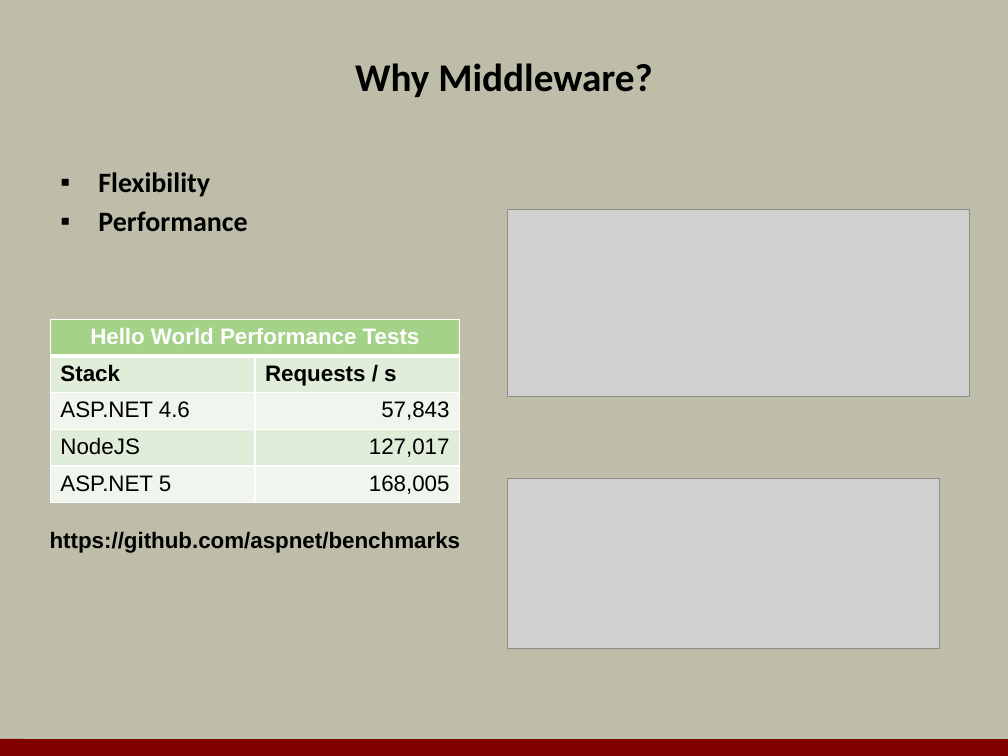
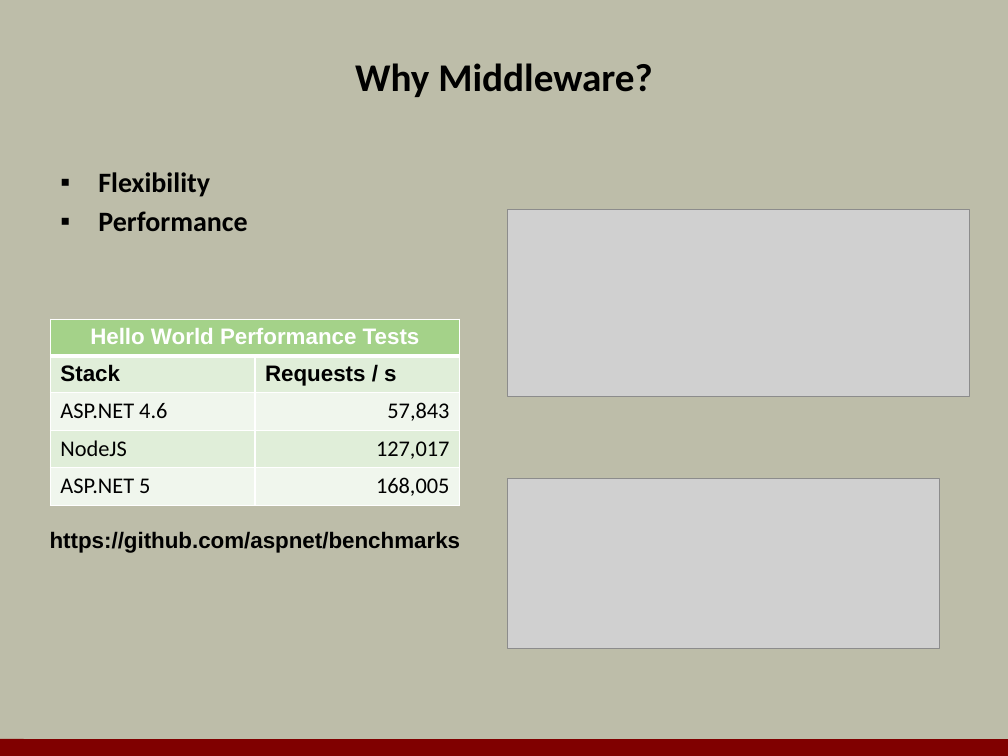
Before and after one commit to OdeToCode/classes, a slide deck: slide 7 of aspnet5/slides/a1_middleware.pptx. Drawn at 1008x756 pixels with LibreOffice and Linux fonts; fonts in the diff are those of the drawing; grey boxes stand for pictures; background and template pictures are left out. Boxes give left, top, right and bottom in pixels: in the first picture for what was removed or moved away, otherwise in the second. Text is boxed around its words. In the diff, an @@ line names an element or a change of style, - is before the commit and + after.

Commit message:
middleware final

```diff
--- a/aspnet5/slides/a1_middleware.pptx
+++ b/aspnet5/slides/a1_middleware.pptx
@@ table at bbox=[50, 320, 460, 511] @@
@@ font Arial to Calibri in "ASP.NET 4.6", "57,843", "NodeJS", "127,017" and 2 more places @@
```
